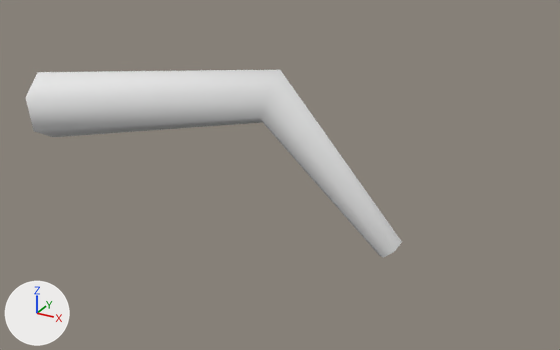
The FBX model unity/Assets/Art/Models/Ladybug_Leg1.fbx, before and after one commit.
One viewpoint serves both versions: a 50 mm lens placed at (0.1979, -0.1886, 0.0874), pointed at (0.0848, 0.0171, -0.0155). Every picture has the same lights, and +X, +Y and +Z are marked at lower left. The picture after the commit comes second. Where no turn or scale is listed for an object, it has been applied to the vertices.

Names of what the first picture shows: 'Ladybug_Leg1'.
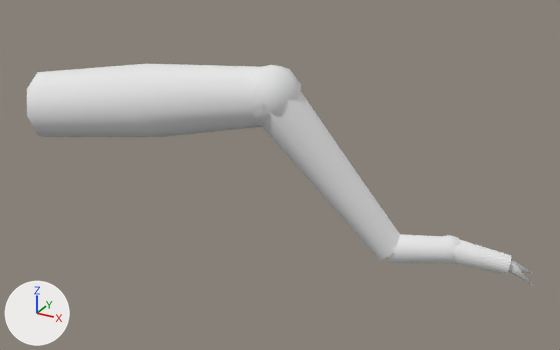
Where the change shows, as pixel boxes (x1, y1, x2, y2) in the pictures (560 x 350 px; the box of a moved part takes in the faces that stretch with it):
'Ladybug_Leg1', reshaped (35% wider, 18% taller): before (26, 70, 402, 258); after (27, 64, 534, 286)
part 1 of me_ladybug_leg1, added: after (252, 65, 301, 127)
part 2 of me_ladybug_leg1, added: after (441, 235, 461, 264)
part 3 of me_ladybug_leg1, added: after (260, 91, 400, 260)
part 4 of me_ladybug_leg1, added: after (389, 235, 512, 274)
part 5 of me_ladybug_leg1, moved or reshaped: before (26, 70, 402, 258); after (27, 64, 264, 137)
part 6 of me_ladybug_leg1, added: after (509, 260, 534, 286)

What the commit changed:
me_ladybug_leg1 is used by ob_ladybug_leg1; location (0.0, 0.0, 0.0).
Verts and faces of me_ladybug_leg1; kept vertices keep their numbers, new ones are numbered from 18.
me_ladybug_leg1 had 18 vertices, 12 faces and spanned x -0.0032..0.1236, y -0.0103..0.0345, z -0.0431..0.0191.
me_ladybug_leg1 now has 130 vertices, 116 faces and spans x -0.003..0.1664, y -0.0116..0.0454, z -0.0455..0.0206.
me_ladybug_leg1 part 1: a new loose piece, a UV sphere (8 segments, 5 rings, poles along z) spanning x 0.07..0.09, y 0.01..0.03, z -0.0006..0.0206, in mat_vertexcolor (white #e7e7e7).
me_ladybug_leg1 part 2: a new loose piece, a UV sphere (6 segments, 4 rings, poles along z) spanning x 0.1336..0.1437, y 0.0303..0.039, z -0.0426..-0.0326, in mat_vertexcolor (white #e7e7e7).
me_ladybug_leg1 part 3: a new loose piece of 24 vertices spanning x 0.073..0.1243, y 0.0109..0.0356, z -0.0437..0.016, in mat_vertexcolor (white #e7e7e7).
me_ladybug_leg1 part 4: a new loose piece of 18 vertices spanning x 0.1185..0.1583, y 0.0253..0.0424, z -0.0455..-0.0328, in mat_vertexcolor (white #e7e7e7).
Part 5, on me_ladybug_leg1:
16 vertices are removed from x -0.0032..0.1236, y -0.0103..0.0345, z -0.0431..0.0191.
12 faces are deleted.
22 vertices are added at x -0.003..0.0825, y -0.0116..0.0295, z -0.0084..0.0198.
16 new faces join them.
Part 6, on me_ladybug_leg1:
New vertex 40 is at (0.1581, 0.0391, -0.0386), pixel (512, 260).
New vertex 41 is at (0.1568, 0.0372, -0.0406).
New vertex 42 is at (0.1564, 0.0395, -0.0426).
New vertex 43 is at (0.1577, 0.0414, -0.0406).
New vertex 44 is at (0.1664, 0.0373, -0.0448), pixel (534, 286).
New vertex 45 is at (0.1579, 0.0399, -0.0386), pixel (512, 259).
New vertex 46 is at (0.1587, 0.0377, -0.0406), pixel (511, 268).
New vertex 47 is at (0.1566, 0.0387, -0.0426).
New vertex 48 is at (0.1558, 0.041, -0.0406).
New vertex 49 is at (0.1644, 0.0454, -0.0448), pixel (533, 273).
New faces: (40, 41, 44), (41, 42, 44), (42, 43, 44), (40, 44, 43), (45, 46, 49), (46, 47, 49).
New faces: (47, 48, 49), (45, 49, 48).
